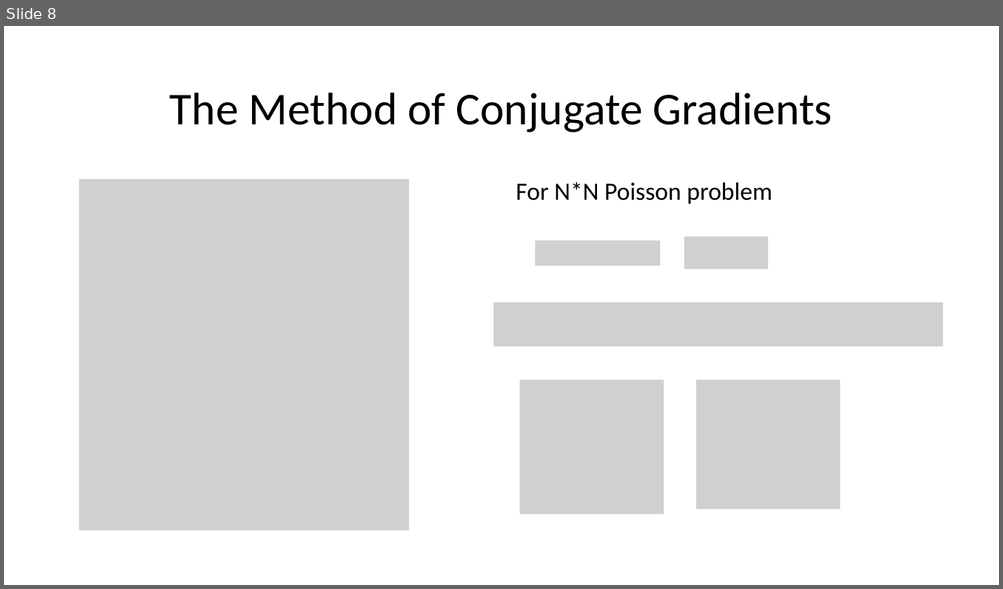
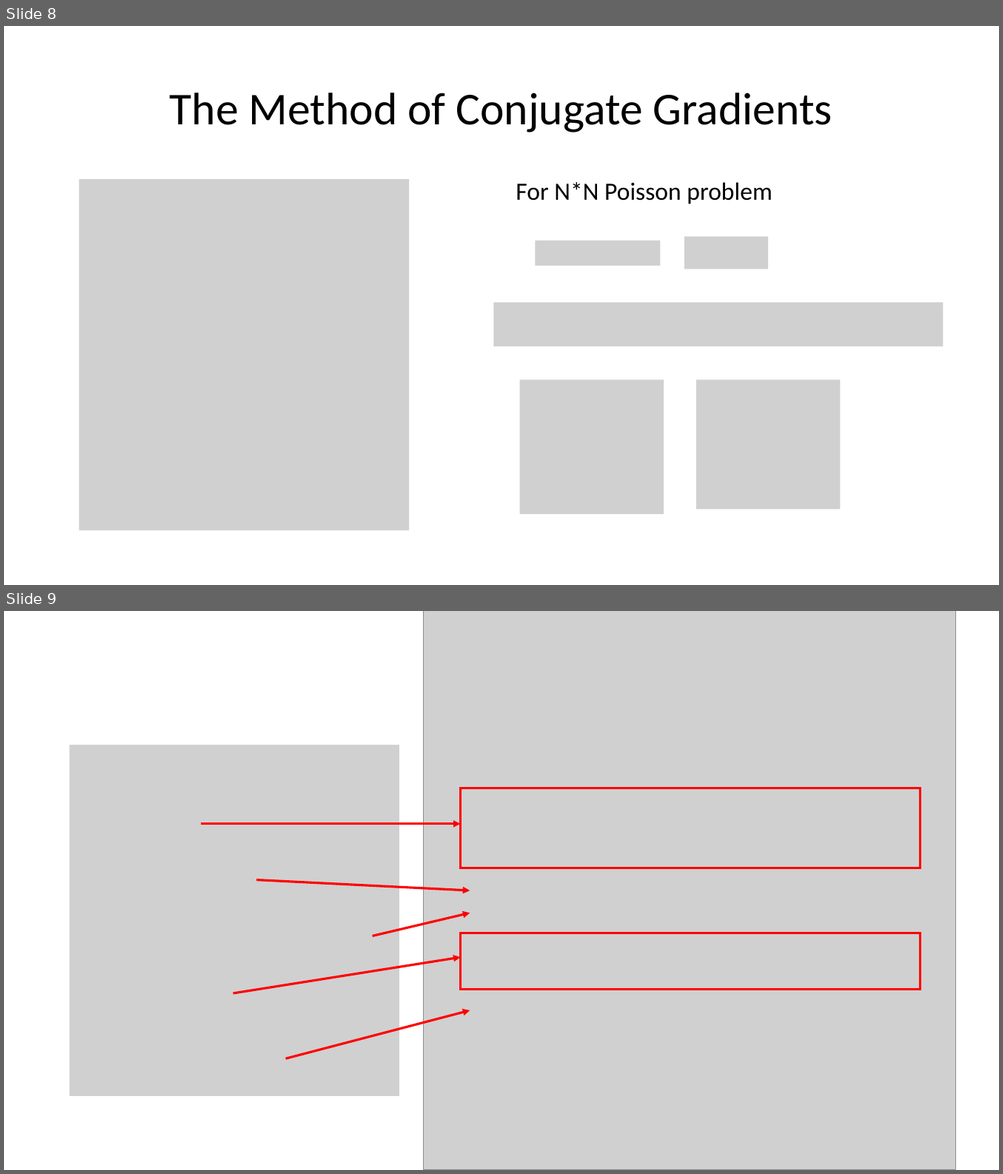
Before and after one commit to Jun7414/Conjugate-Gradient-Poisson-Solver, a slide deck: Final Project - Conjugate Gradient method.pptx. Shown one above the other, each under a label of ours: slide 8 before the commit, slides 8 and 9 after it. The pictures are 1003x589 and 1003x1174 pixels, drawn with LibreOffice and Linux fonts; fonts in the diff are those of the drawing; grey boxes stand for pictures. Boxes give left, top, right and bottom in pixels: in the first picture for what was removed or moved away, otherwise in the second. Text is boxed around its words. In the diff, an @@ line names an element or a change of style, - is before the commit and + after.

```diff
--- a/Final Project - Conjugate Gradient method.pptx
+++ b/Final Project - Conjugate Gradient method.pptx
@@ slide 9 added at bbox=[4, 611, 999, 1170], background #FFFFFF @@
@@ picture added at bbox=[424, 611, 956, 1170] @@
@@ picture added at bbox=[70, 744, 399, 1096] @@
@@ rectangle added at bbox=[461, 789, 920, 869], outline #FF0000 2.25 pt @@
@@ arrow added from (201, 824) to (461, 824), #FF0000 2.25 pt @@
@@ arrow added from (256, 880) to (469, 891), #FF0000 2.25 pt @@
@@ arrow added from (373, 937) to (469, 913), #FF0000 2.25 pt @@
@@ rectangle added at bbox=[461, 934, 920, 989], outline #FF0000 2.25 pt @@
@@ arrow added from (233, 994) to (461, 957), #FF0000 2.25 pt @@
@@ arrow added from (285, 1059) to (469, 1011), #FF0000 2.25 pt @@
```
Also in this commit, not shown: 1 slide changed, 4 other slides added, 2 slides removed, 3 other files.
